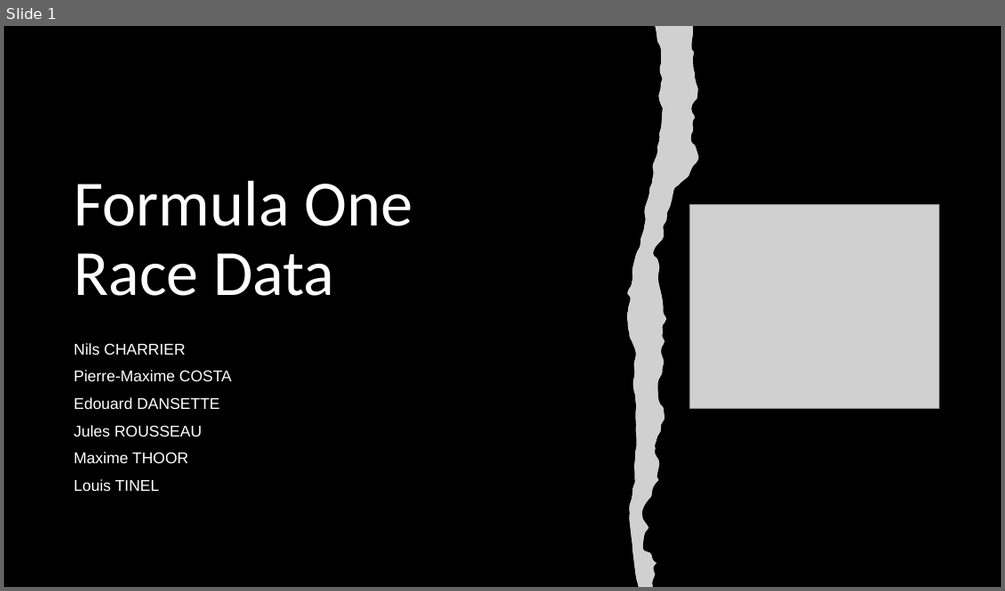
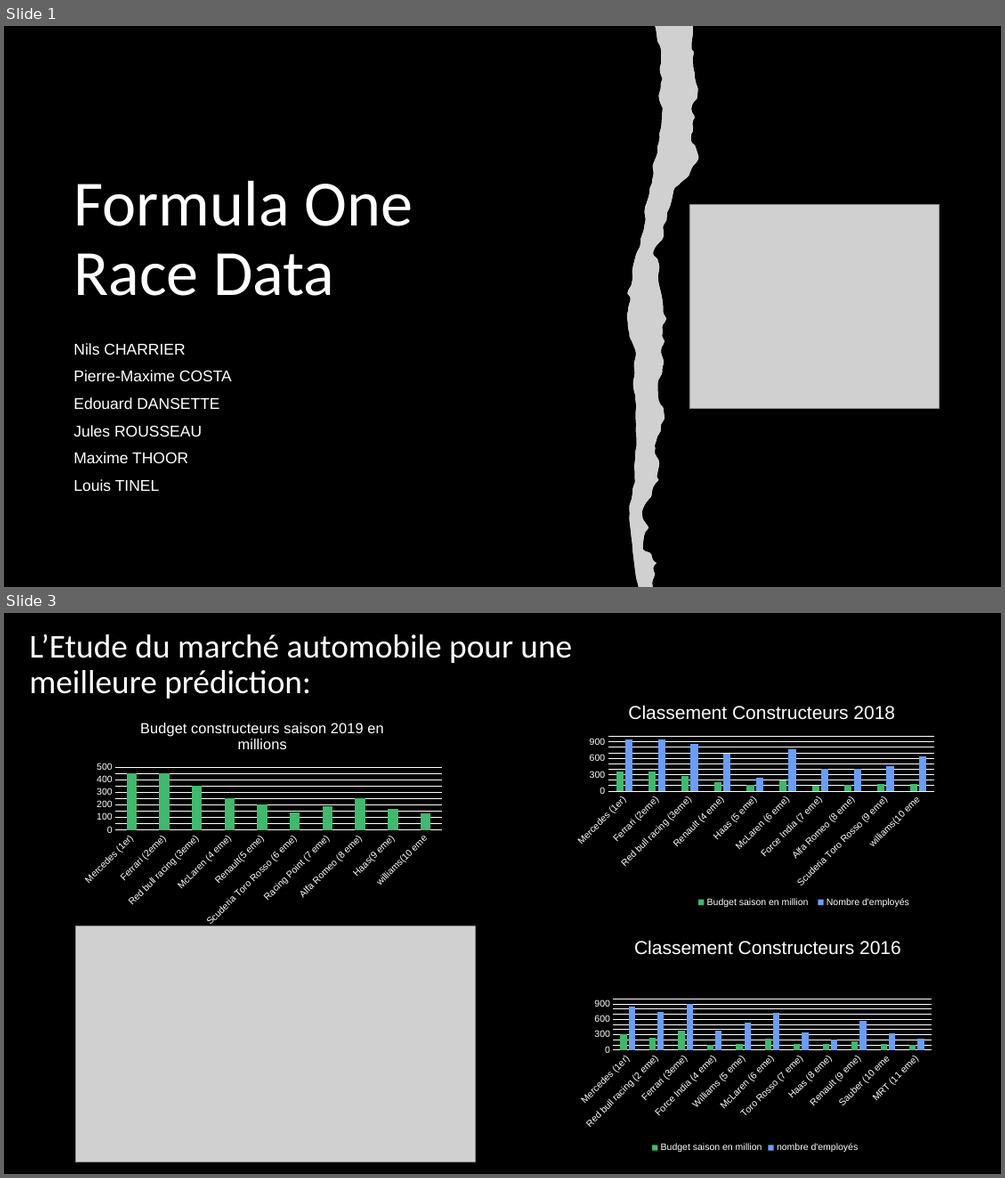
Before and after one commit to maxThoor/Formula-1-Race-Data, a slide deck: Gestion de projet/Présentation semaine 3.pptx. Shown one above the other, each under a label of ours: slide 1 before the commit, slides 1 and 3 after it; the slides between them are not shown. The pictures are 1005x591 and 1005x1178 pixels, drawn with LibreOffice and Linux fonts; fonts in the diff are those of the drawing; grey boxes stand for pictures. Boxes give left, top, right and bottom in pixels: in the first picture for what was removed or moved away, otherwise in the second. Text is boxed around its words. In the diff, an @@ line names an element or a change of style, - is before the commit and + after.

```diff
--- a/Gestion de projet/Présentation semaine 3.pptx
+++ b/Gestion de projet/Présentation semaine 3.pptx
@@ slide 3 added at (x1=4, y1=613, x2=1001, y2=1174), background #000000 @@
@@ title added at (x1=30, y1=634, x2=572, y2=698), 32 pt, text #FFFFFF @@
+L’Etude du marché automobile pour une meilleure prédiction:
@@ column chart added at (x1=568, y1=690, x2=942, y2=915) @@
+title "Classement Constructeurs 2018 "
+categories: Mercedes (1er), Ferrari (2eme), Red bull racing (3eme), Renault (4 eme), Haas (5 eme), McLaren (6 eme), Force India (7 eme), Alfa Romeo (8 eme), Scuderia Toro Rosso (9 eme), williams(10 eme
+Budget saison en million: 350, 360, 270, 170, 120, 190, 100, 120, 130, 130
+Nombre d'employés: 950, 950, 860, 680, 250, 760, 400, 400, 460, 630
@@ column chart added at (x1=76, y1=707, x2=450, y2=932) @@
+title "Budget constructeurs saison 2019 en millions "
+categories: Mercedes (1er), Ferrari (2eme), Red bull racing (3eme), McLaren (4 eme), Renault(5 eme), Scuderia Toro Rosso (6 eme), Racing Point (7 eme), Alfa Romeo (8 eme), Haas(9 eme), williams(10 eme
+Series 1: 450, 450, 350, 250, 200, 140, 190, 250, 170, 130
@@ picture added at (x1=76, y1=925, x2=475, y2=1162) @@
@@ column chart added at (x1=572, y1=932, x2=938, y2=1156) @@
+title "Classement Constructeurs 2016  "
+categories: Mercedes (1er), Red bull racing (2 eme), Ferrari (3eme), Force India (4 eme), Williams (5 eme), McLaren (6 eme), Toro Rosso (7 eme), Haas (8 eme), Renault (9 eme), Sauber (10 eme, MRT (11 eme)
+Budget saison en million: 300, 250, 380, 100, 120, 210, 120, 120, 170, 110, 100
+nombre d'employés: 850, 740, 900, 380, 530, 730, 350, 210, 570, 320, 220
```
Also in this commit, not shown: 1 slide changed, 1 other slide added, 1 slide removed.
